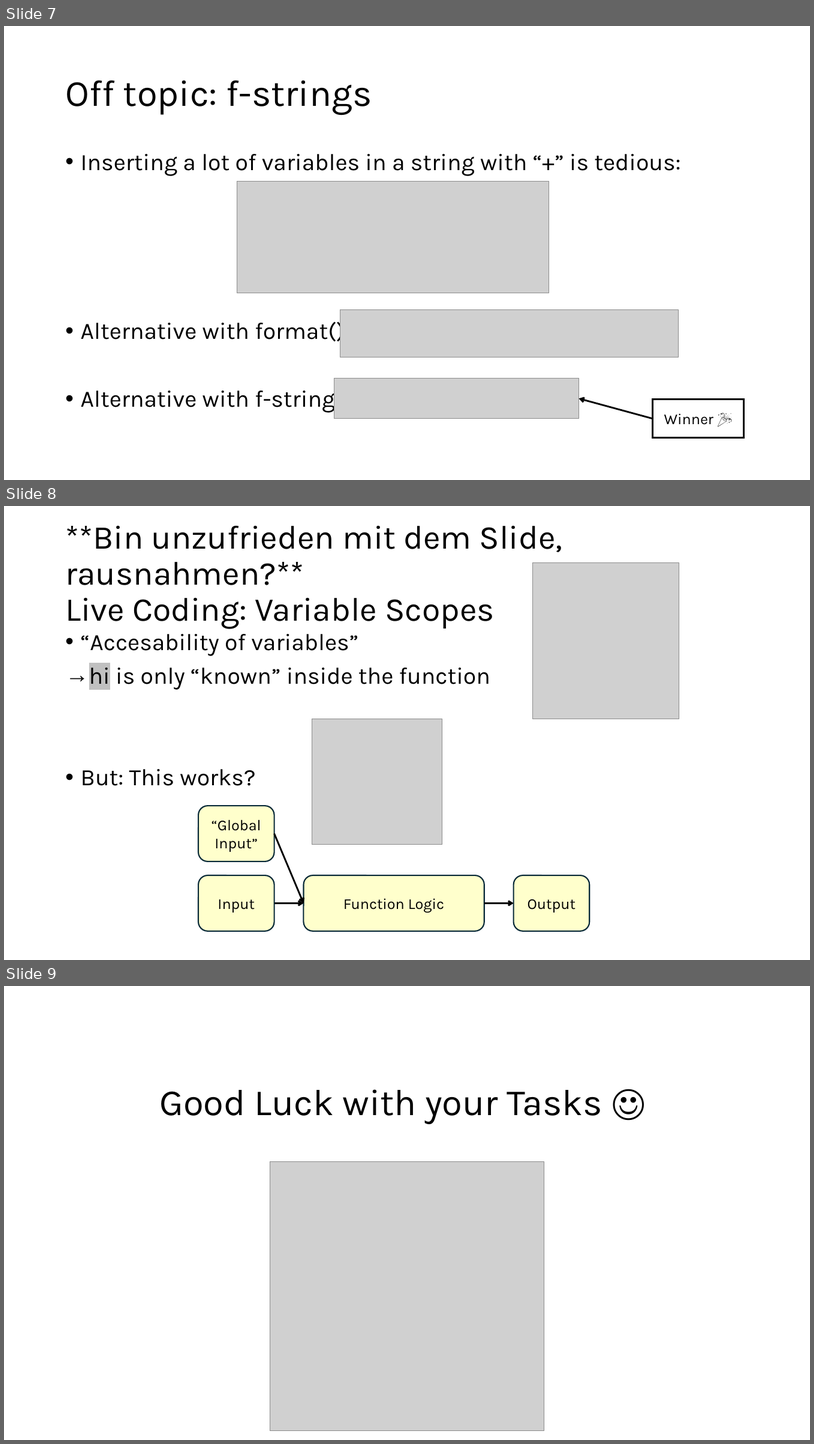
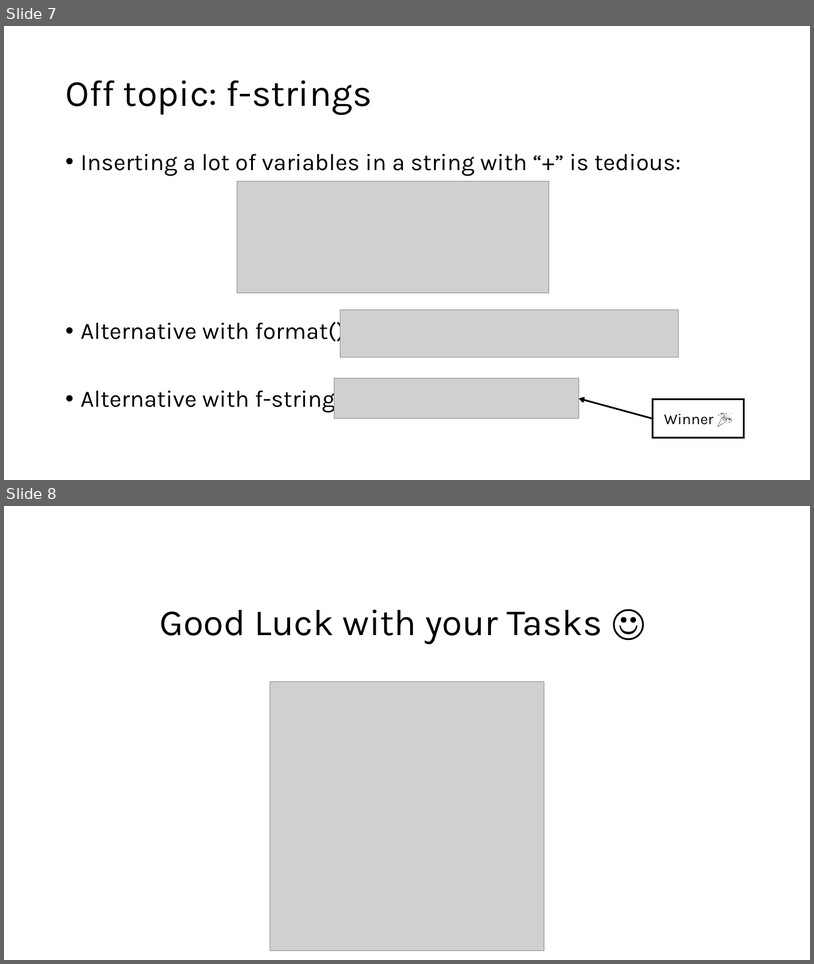
Before and after one commit to jonathanbollig/pycophy, a slide deck: Lectures/Chunk 6 - Functions.pptx. Shown one above the other, each under a label of ours: slides 7, 8 and 9 before the commit, slides 7 and 8 after it. The pictures are 814x1444 and 814x964 pixels, drawn with LibreOffice and Linux fonts; fonts in the diff are those of the drawing; grey boxes stand for pictures. Boxes give left, top, right and bottom in pixels: in the first picture for what was removed or moved away, otherwise in the second. Text is boxed around its words. In the diff, an @@ line names an element or a change of style, - is before the commit and + after.

```diff
--- a/Lectures/Chunk 6 - Functions.pptx
+++ b/Lectures/Chunk 6 - Functions.pptx
@@ slide 8 removed at (4, 506, 810, 960), background #FFFFFF @@
@@ title removed at (65, 526, 563, 628) @@
-**Bin unzufrieden mit dem Slide, rausnahmen?**
-Live Coding: Variable Scopes
@@ picture removed at (533, 563, 680, 719) @@
@@ text removed at (81, 634, 491, 786) @@
-• “Accesability of variables”
-→ hi is only “known” inside the function
-• But: This works?
@@ picture removed at (312, 719, 443, 844) @@
@@ rounded rectangle removed at (198, 805, 275, 861) @@
-“Global
-Input”
@@ arrow removed from (275, 833) to (304, 903) @@
@@ rounded rectangle removed at (198, 875, 275, 931) @@
-Input
@@ rounded rectangle removed at (304, 875, 485, 931) @@
-Function Logic
@@ rounded rectangle removed at (514, 875, 590, 931) @@
-Output
@@ arrow removed from (275, 903) to (304, 903) @@
@@ arrow removed from (485, 903) to (514, 903) @@
@@ what was slide 9 is now slide 8 @@
```
Also in this commit, not shown: 3 other files.
